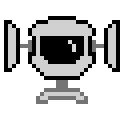
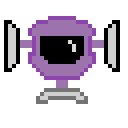
Layer changes from the first w=128, h=128 image to the second:
painted on "Layer 4" over <box>20,40,104,88</box>
painted on "Layer 2" over <box>20,16,104,80</box>
